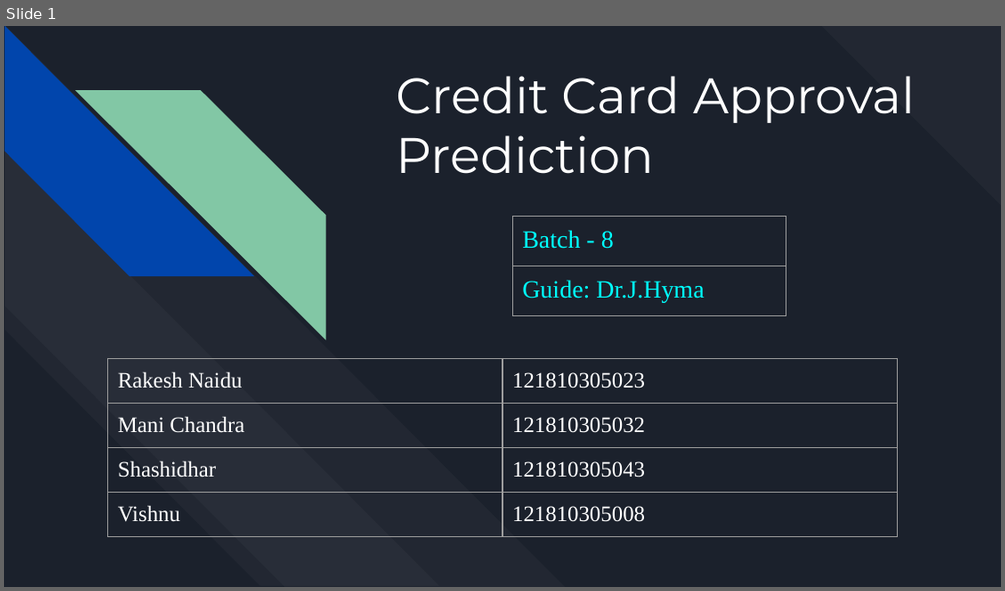
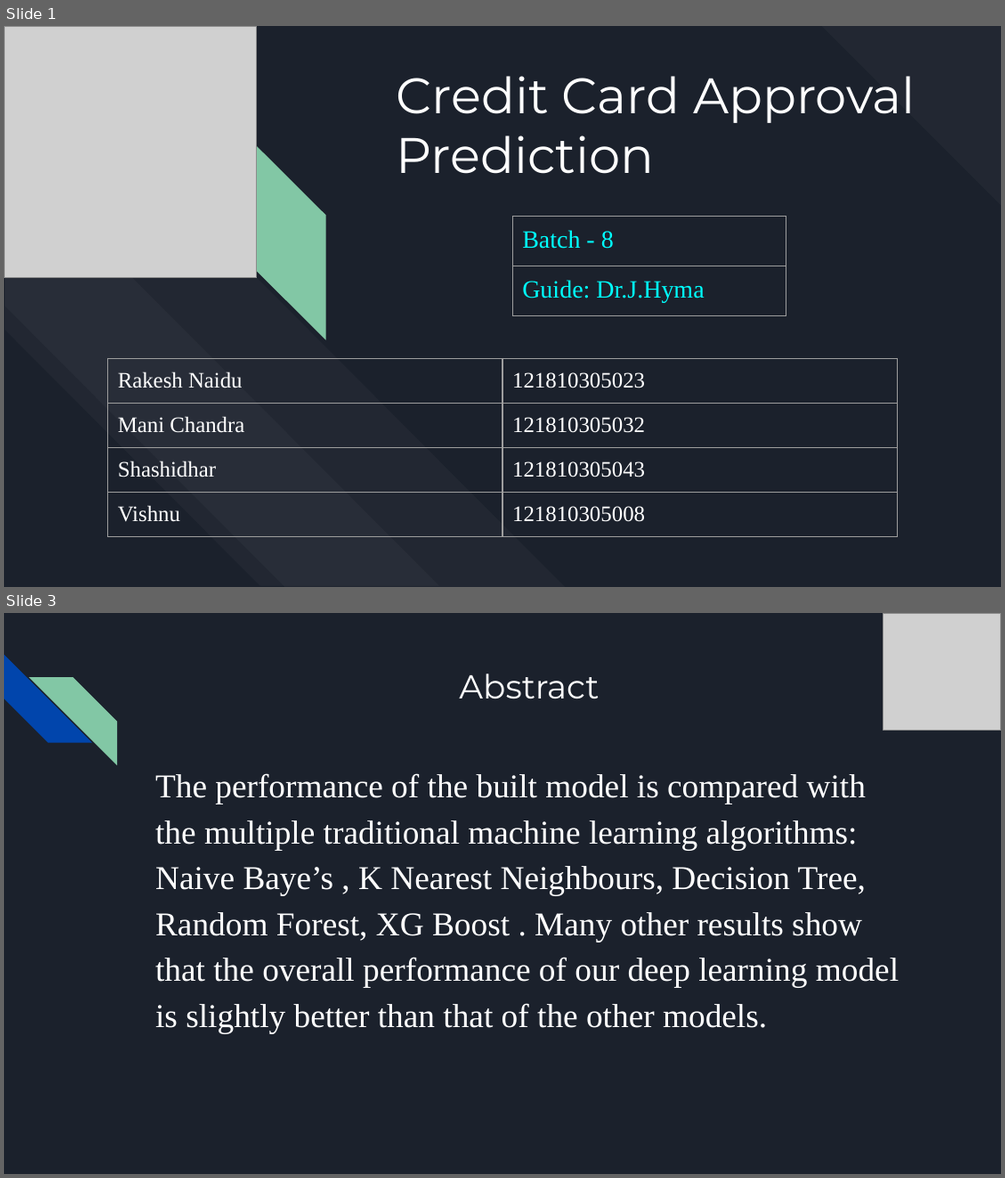
Before and after one commit to Rakesh-Naidu/Credit-card-approval-prediction, a slide deck: Credit Approval Prediction.pptx. Shown one above the other, each under a label of ours: slide 1 before the commit, slides 1 and 3 after it; the slides between them are not shown. The pictures are 1005x591 and 1005x1178 pixels, drawn with LibreOffice and Linux fonts; fonts in the diff are those of the drawing; grey boxes stand for pictures. Boxes give left, top, right and bottom in pixels: in the first picture for what was removed or moved away, otherwise in the second. Text is boxed around its words. In the diff, an @@ line names an element or a change of style, - is before the commit and + after.

```diff
--- a/Credit Approval Prediction.pptx
+++ b/Credit Approval Prediction.pptx
@@ slide 3 added at (4,613,1001,1174), background #1B212C @@
@@ picture added at (883,613,1001,730) @@
@@ diag stripe added at (4,655,92,743), fill #0145AC @@
@@ diag stripe added at (29,677,117,764), fill #82C7A5 @@
@@ title added at (459,674,599,698), 24 pt, text #FFFFFF @@
+Abstract
@@ text added at (155,773,898,1033), 24 pt, text #FFFFFF @@
+The performance of the built model is compared with the multiple traditional machine learning algorithms: Naive Baye’s , K Nearest Neighbours, Decision Tree, Random Forest, XG Boost . Many other results show that the overall performance of our deep learning model is slightly better than that of the other models.
@@ slide 1 changed as well @@
@@ picture added at (4,26,256,278) @@
```
Also in this commit, not shown: 13 other slides changed, 25 other slides added, 4 slides removed, 4 other files.
